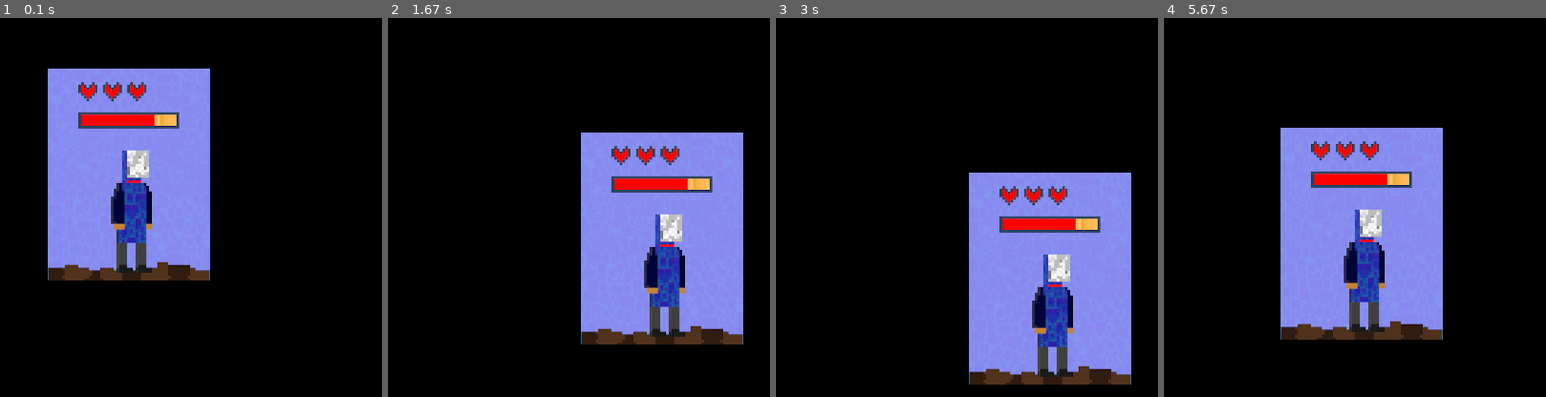
Above: before the commit, frames 1-4 (left to right).
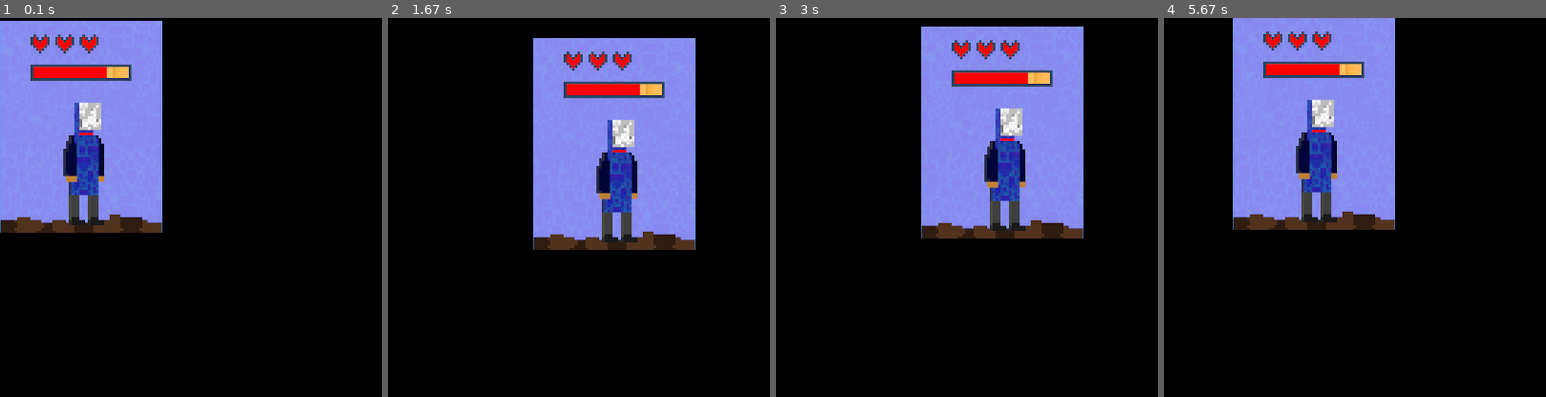
Above: after the commit, the same moments.

Repository: victorkolis/PythonMaster
Game: pygame game, started from PyGame/DaFlufflyPotato/making_a_platformer/my_game.py
Same seed, same stepped clock (60 frames per second), same inputs: the game is played once before the commit and once after it.
Inputs:
- Up to frame 1 (0.1 s): no input
- Up to frame 2 (1.67 s): hold Right 0.33-0.8 s; hold Right 0.83-1.3 s; hold Left from 1.33 s (still down)
- Up to frame 3 (3 s): release Left at 1.87 s; hold Left 1.9-2.3 s; hold Right 2.33-2.97 s
- Up to frame 4 (5.67 s): hold Left 3-3.47 s; hold Right 3.5-3.97 s; hold Right 4-4.47 s; hold Left 4.5-5.03 s; hold Left 5.07-5.47 s; hold Right from 5.5 s (still down)

The runs differ from the first frame. In frame 1, 29% of the frame differs, in the area x 0-55%, y 0-70%; in frame 2, 34%; in frame 3, 40%, in the area x 38-93%, y 2-97%; in frame 4, 36%.

Commit message:
20201126

Diff:
--- a/AutomateTheBoringStuff/SECTION 4 - Handling Errors/try_and_except.py
+++ b/AutomateTheBoringStuff/SECTION 4 - Handling Errors/try_and_except.py
@@ -4,10 +4,12 @@
 def div(argument):
     try:
         return 42 / argument
-    except:
+    except ZeroDivisionError:
         return "** Division error"
+    except TypeError:
+        return "** Please enter a number"
 
-print(div(2))
+print(div('a'))
 print(div(5))
 print(div(10))
 print(div(0))
--- a/PyGame/DaFlufflyPotato/making_a_platformer/my_game.py
+++ b/PyGame/DaFlufflyPotato/making_a_platformer/my_game.py
@@ -8,7 +8,7 @@
 from pygame.locals import *
 pygame.init()
 
-pygame.display.set_caption("My Pygame Window")
+pygame.display.set_caption("The Legend Of Kolis")
 
 WINDOW_SIZE = (400, 400)
 
@@ -21,7 +21,10 @@
 moving_right = False
 moving_left = False
 
-player_location = [50, 50]
+# sets the loaded image position
+player_location = [0, 0]
+
+
 player_y_momentum = 0
 
 # loops infinitely do keep the window up
@@ -44,10 +47,11 @@
     if moving_left == True:
         player_location[0] -= 4
 
+    # quiting
     for event in pygame.event.get():
         if event.type == QUIT:
             pygame.quit()
-            sys.exit()
+            sys.exit() # it is a better alternative than breaking or changing the condiiton to False
     if event.type == KEYDOWN:
         if event.key == K_RIGHT:
             moving_right = True
@@ -61,4 +65,4 @@
 
 
     pygame.display.update() # updates display
-    clock.tick(60) # Controls fps
+    clock.tick(60) # controls fps
